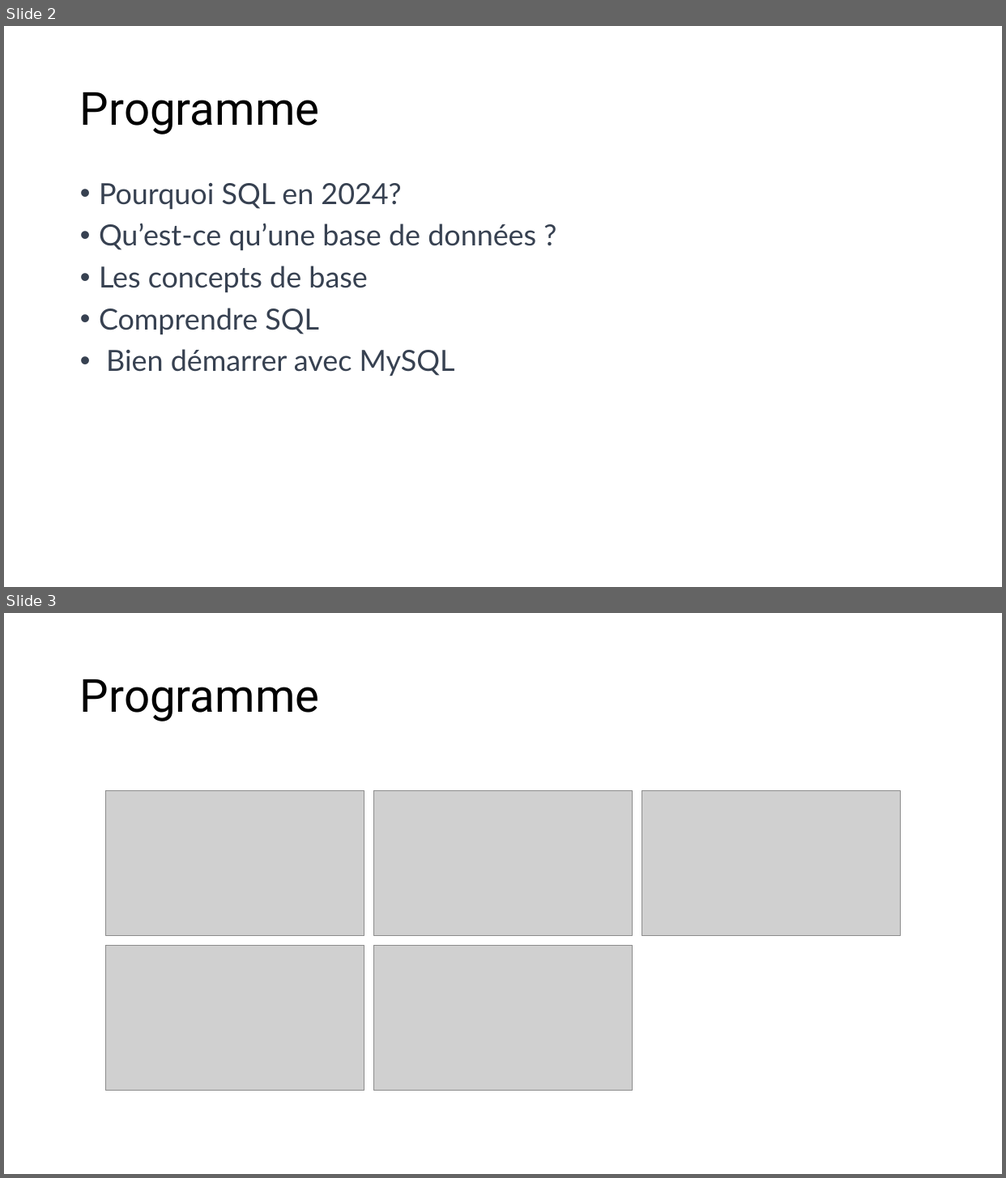
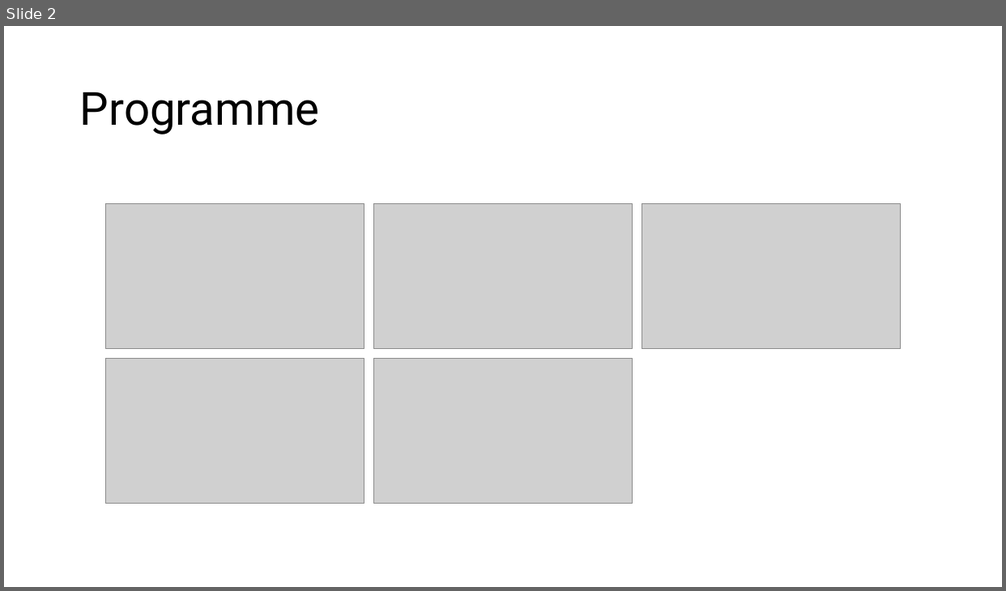
Before and after one commit to LeCoinStat/LeCoinStat, a slide deck: Bien_Debuter_SQL/Jour1/Bases_SQL_Guide_Pour_Bien_Démarrer.pptx. Shown one above the other, each under a label of ours: slides 2 and 3 before the commit, slide 2 after it. The pictures are 1006x1178 and 1006x591 pixels, drawn with LibreOffice and Linux fonts; fonts in the diff are those of the drawing; grey boxes stand for pictures. Boxes give left, top, right and bottom in pixels: in the first picture for what was removed or moved away, otherwise in the second. Text is boxed around its words. In the diff, an @@ line names an element or a change of style, - is before the commit and + after.

```diff
--- a/Bien_Debuter_SQL/Jour1/Bases_SQL_Guide_Pour_Bien_Démarrer.pptx
+++ b/Bien_Debuter_SQL/Jour1/Bases_SQL_Guide_Pour_Bien_Démarrer.pptx
@@ slide 2 removed at (x1=4, y1=26, x2=1002, y2=587), background #FFFFFF @@
@@ title removed at (x1=80, y1=92, x2=320, y2=135) @@
-Programme
@@ text removed at (x1=99, y1=183, x2=536, y2=376) @@
-• Pourquoi SQL en 2024?
-• Qu’est-ce qu’une base de données ?
-• Les concepts de base
-• Comprendre SQL
-• Bien démarrer avec MySQL
@@ what was slide 3 is now slide 2 @@
```
Also in this commit, not shown: 3 slides added, 2 other files.
